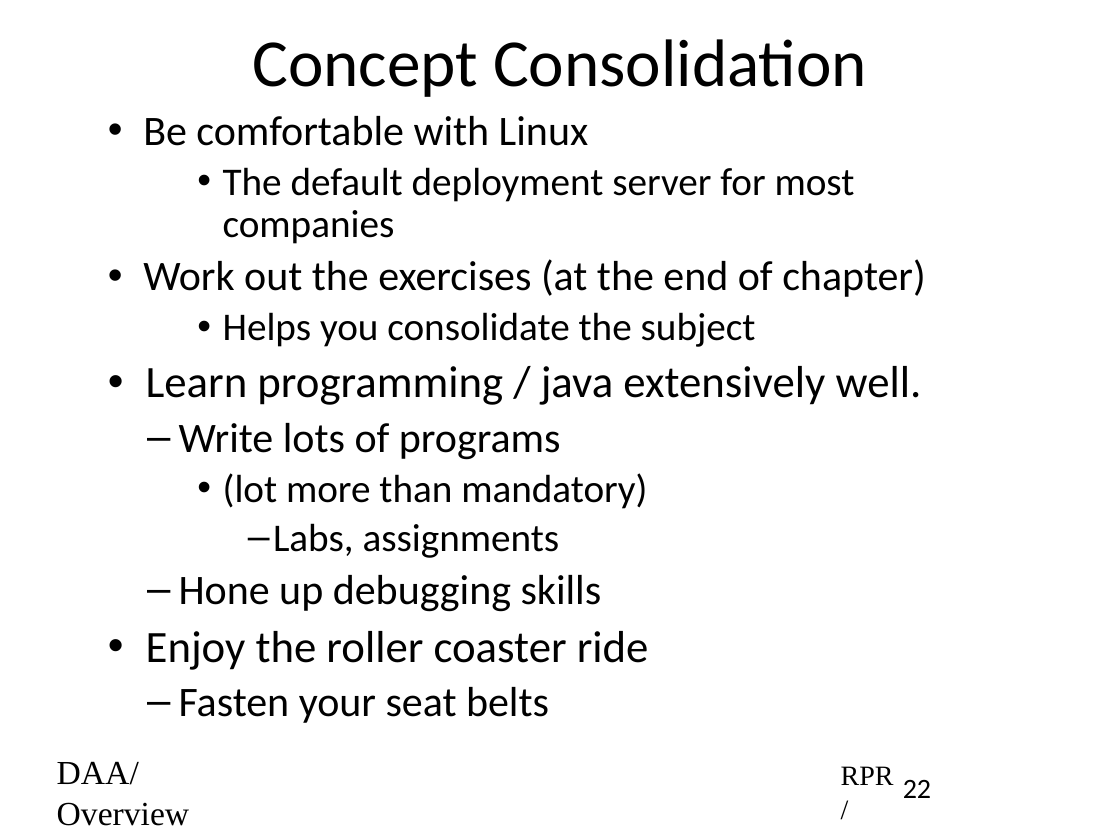
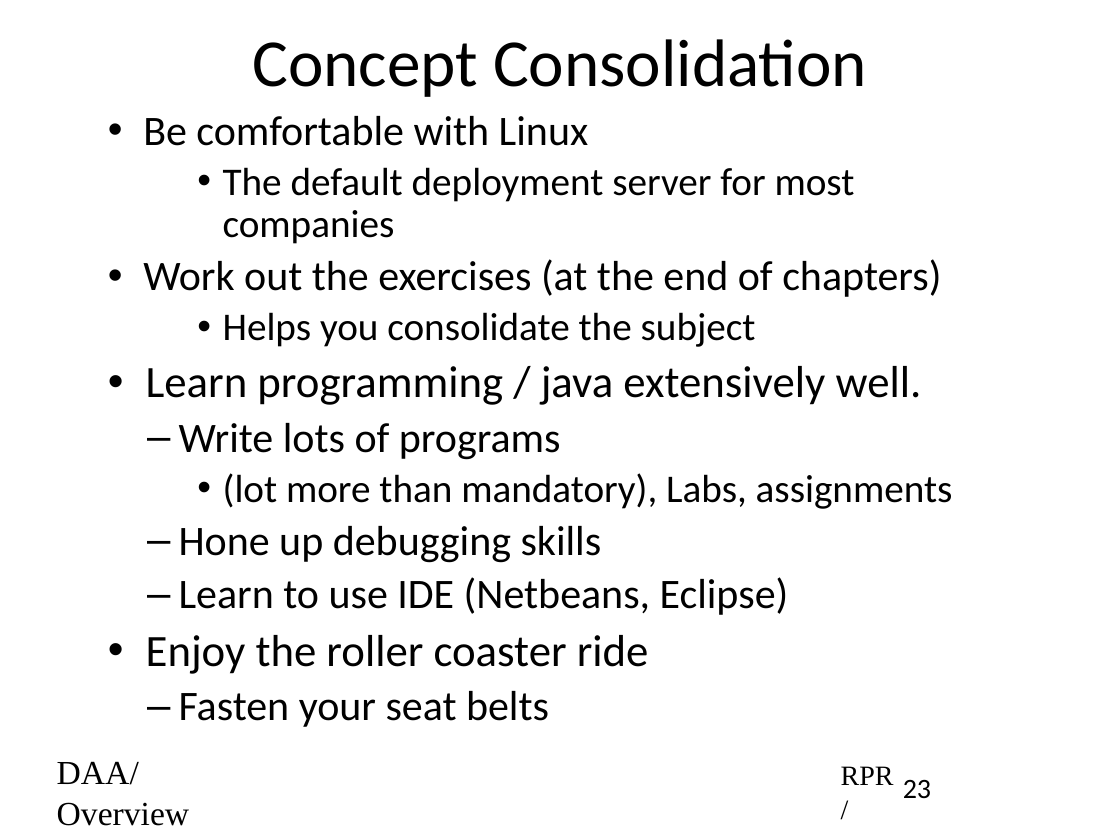
Before and after one commit to rprustagi/2019-17CS43-DAA, a slide deck: slide 23 of Slides-RPR/2019-H1-DAA-L01-Overview.pptx (slide 22 before the commit). Drawn at 1120x840 pixels with LibreOffice and Linux fonts; fonts in the diff are those of the drawing. Boxes give left, top, right and bottom in pixels: in the first picture for what was removed or moved away, otherwise in the second. Text is boxed around its words. In the diff, an @@ line names an element or a change of style, - is before the commit and + after.

```diff
--- a/Slides-RPR/2019-H1-DAA-L01-Overview.pptx
+++ b/Slides-RPR/2019-H1-DAA-L01-Overview.pptx
@@ text at (143, 259, 941, 297): text changed @@
-• Work out the exercises (at the end of chapter)
+• Work out the exercises (at the end of chapters)
@@ text at (223, 473, 953, 509): text changed @@
-    • (lot more than mandatory)
-      – Labs, assignments
+    • (lot more than mandatory), Labs, assignments
@@ text at (179, 577, 789, 615): paragraph added @@
+  – Learn to use IDE (Netbeans, Eclipse)
@@ page number at (903, 779, 931, 798): text changed @@
-22
+23
```
Also in this commit, not shown: 10 other slides changed, 1 slide added, 14 other files.
